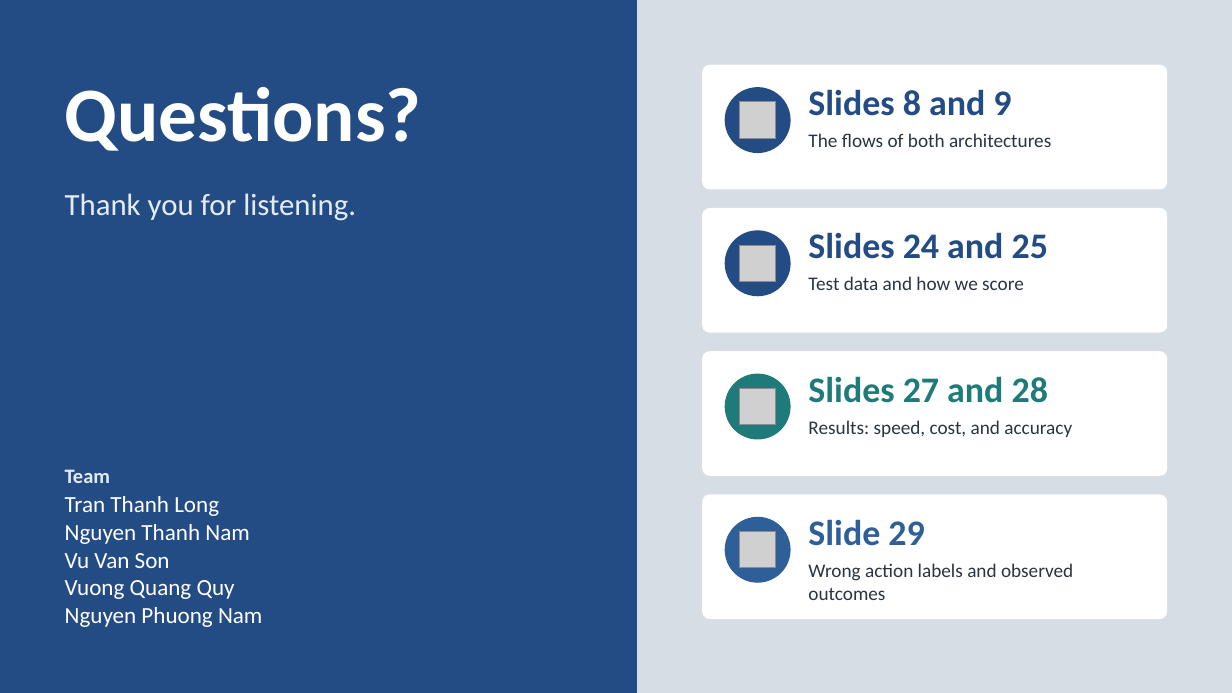
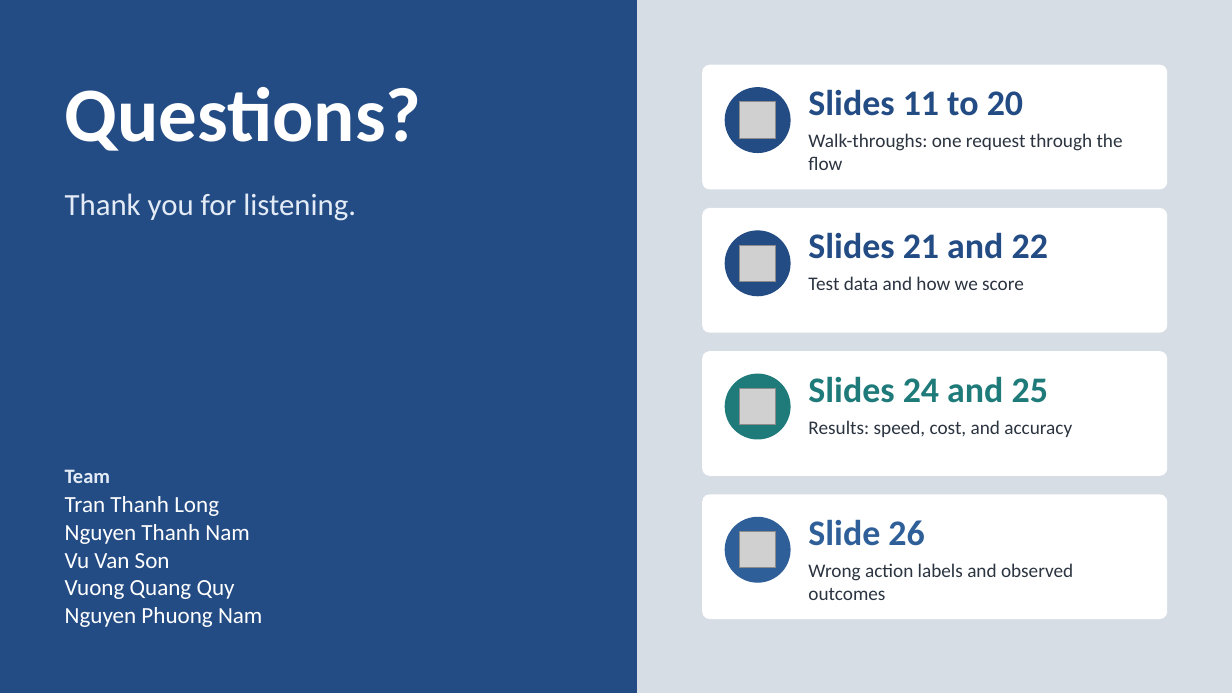
Before and after one commit to neilonthesky/english-presentation, a slide deck: slide 29 of slides/deck.pptx (slide 33 before the commit). Drawn at 1232x693 pixels with LibreOffice and Linux fonts; fonts in the diff are those of the drawing; grey boxes stand for pictures. Boxes give left, top, right and bottom in pixels: in the first picture for what was removed or moved away, otherwise in the second. Text is boxed around its words. In the diff, an @@ line names an element or a change of style, - is before the commit and + after.

```diff
--- a/slides/deck.pptx
+++ b/slides/deck.pptx
@@ text at (808,89,1023,116): text changed @@
-Slides 8 and 9
+Slides 11 to 20
@@ text at (808,133,1123,170): text changed @@
-The flows of both architectures
+Walk-throughs: one request through the flow
@@ text at (808,232,1048,259): text changed @@
-Slides 24 and 25
+Slides 21 and 22
@@ text at (808,376,1048,403): text changed @@
-Slides 27 and 28
+Slides 24 and 25
@@ text at (808,519,924,546): text changed @@
-Slide 29
+Slide 26
```
Also in this commit, not shown: 18 other slides changed, 1 slide added, 5 slides removed, 9 other files.
